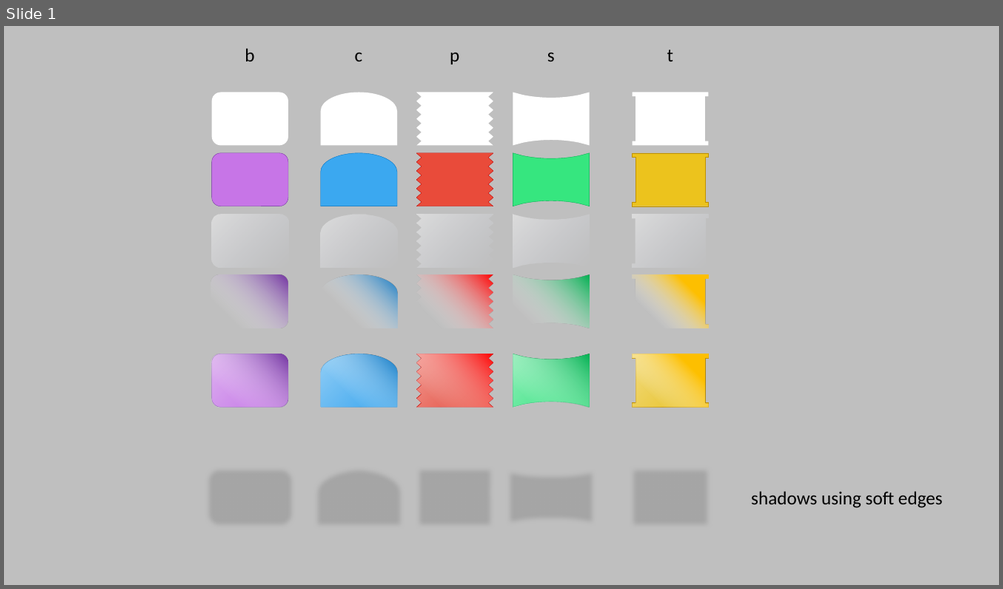
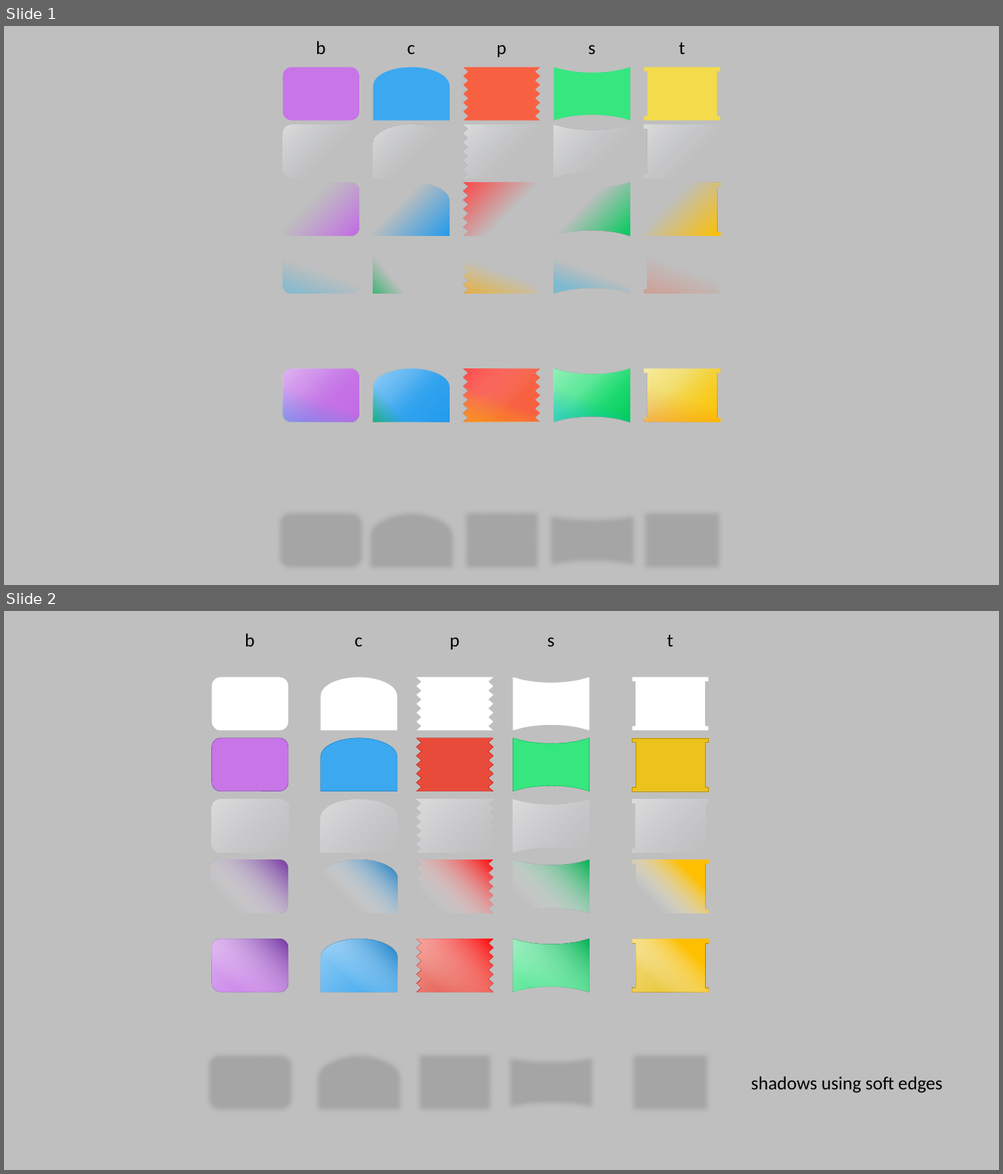
Before and after one commit to histopen/assets, a slide deck: Icons_UI/bcpst.pptx. Shown one above the other, each under a label of ours: slide 1 before the commit, slides 1 and 2 after it. The pictures are 1003x589 and 1003x1174 pixels, drawn with LibreOffice and Linux fonts; fonts in the diff are those of the drawing. Boxes give left, top, right and bottom in pixels: in the first picture for what was removed or moved away, otherwise in the second. Text is boxed around its words. In the diff, an @@ line names an element or a change of style, - is before the commit and + after.

```diff
--- a/Icons_UI/bcpst.pptx
+++ b/Icons_UI/bcpst.pptx
@@ slide 1 added at [4,26,999,585], background #BFBFBF @@
@@ group added at [316,41,685,57]: 5 texts @@
+b
+t
+s
+c
+p
@@ group added at [283,67,720,121]: 4 freeform shapes, 1 rounded rectangle @@
@@ group added at [283,125,720,178]: 4 freeform shapes, 1 rounded rectangle @@
@@ group added at [282,182,720,235]: 4 freeform shapes, 1 rounded rectangle @@
@@ group added at [283,240,720,293]: 4 freeform shapes, 1 rounded rectangle @@
@@ rounded rectangle added at [283,369,359,422], fill gradient #00B0F0 @@
@@ freeform shape added at [373,369,449,422], fill gradient #00B050 @@
@@ group added at [283,369,720,422]: 4 freeform shapes, 1 rounded rectangle @@
@@ group added at [283,369,720,422]: 4 freeform shapes, 1 rounded rectangle @@
@@ group added at [282,369,720,422]: 4 freeform shapes, 1 rounded rectangle @@
@@ freeform shape added at [464,369,539,422], fill gradient #FFC000 to #FBA305 @@
@@ freeform shape added at [554,369,630,422], fill gradient #00B0F0 @@
@@ freeform shape added at [644,369,720,422], fill gradient #F74B29 @@
@@ group added at [276,508,728,573]: 4 freeform shapes, 1 rounded rectangle @@
@@ what was slide 1 is now slide 2 @@
```
Also in this commit, not shown: 5 other files.
